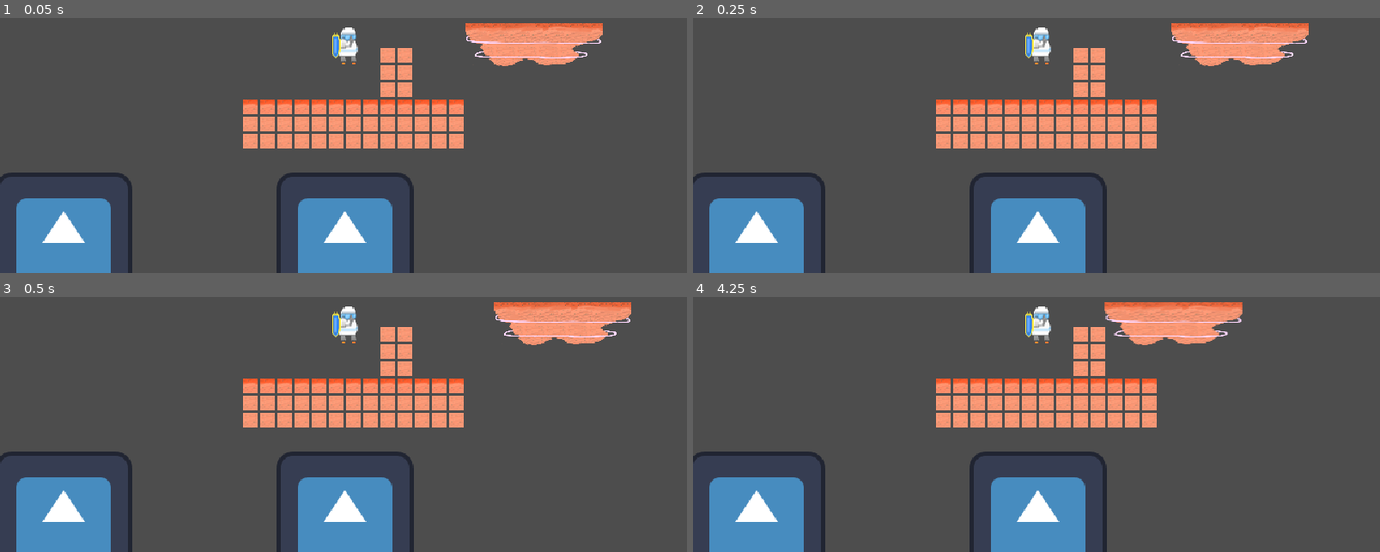
Above: before the commit, frames 1-4 (two rows, left to right).
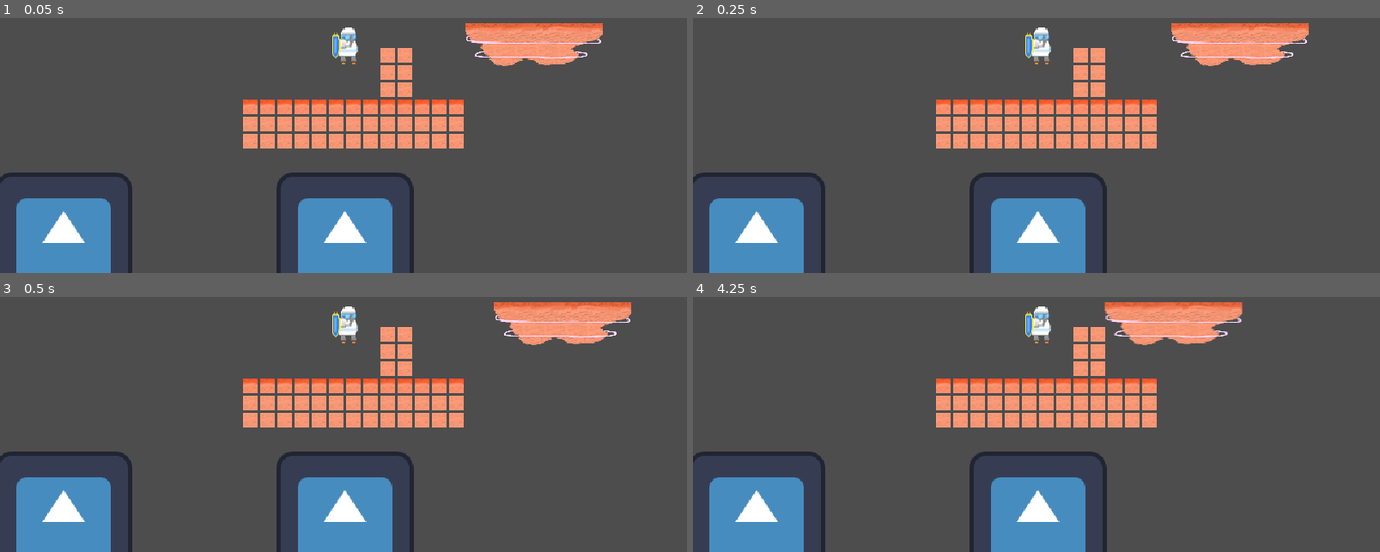
Above: after the commit, the same moments.

Repository: LeResteDuMonde/GameJamPSU
Game: Godot game, scene res://scene/samScene.tscn
The game is run twice, just before and just after one commit, with the same random seed, the same clock (stepped at 60 frames per second) and the same inputs. This scene is started directly instead of the project's main scene. The engine's default icon, where the game draws it, is replaced by a stand-in: a white triangle on a blue panel in a dark square.
Inputs (mouse positions are in pixels of both pictures, inside the frame that each line leads up to):
- Up to frame 1 (0.05 s): no input
- Up to frame 2 (0.25 s): no input
- Up to frame 3 (0.5 s): no input
- Up to frame 4 (4.25 s): move the mouse to (1002, 437) at 0.52 s; hold D (right) 0.53-2.03 s; click (1002, 437) at 0.6 s; tap Space (jump) at 0.77, 1.52, 3.02, 3.77 s; move the mouse to (1242, 416) at 1.27 s; click (1242, 416) at 1.35 s; move the mouse to (830, 302) at 2.02 s; hold A (left) from 2.03 s (still down); click (830, 302) at 2.1 s; move the mouse to (1070, 358) at 2.77 s; click (1070, 358) at 2.85 s; move the mouse to (outside the picture) at 3.52 s; click (outside the picture) at 3.6 s

The runs differ from the first frame. In frame 1, less than 0.1% of the frame differs, in the area x 67-88%, y 6-19%; in frame 2, less than 0.1%; in frame 3, less than 0.1%; in frame 4, less than 0.1%, in the area x 59-80%, y 2-19%.
Error in both runs: Attempt to call function 'get_node' in base 'null instance' on a null instance. (res://script/manager/gameManager.gd:44)

Commit message:
Fixed bugs in moving platform

Diff:
--- a/scene/MoovingPlatform.tscn
+++ b/scene/MoovingPlatform.tscn
@@ -17,13 +17,19 @@
 [node name="MoovingPlatform" type="CharacterBody2D" groups=["movingPlatform"]]
 script = ExtResource("1_aqilk")
 
-[node name="static" type="Sprite2D" parent="."]
-texture = ExtResource("3_irhc8")
-
 [node name="moving" type="Sprite2D" parent="."]
 texture = ExtResource("2_m6xjy")
 
-[node name="Highlight" type="Sprite2D" parent="."]
+[node name="HighlightMoving" type="Sprite2D" parent="."]
+visible = false
+material = SubResource("ShaderMaterial_kp201")
+texture = ExtResource("2_m6xjy")
+
+[node name="static" type="Sprite2D" parent="."]
+visible = false
+texture = ExtResource("3_irhc8")
+
+[node name="HighlightStatic" type="Sprite2D" parent="."]
 visible = false
 material = SubResource("ShaderMaterial_kp201")
 texture = ExtResource("3_irhc8")
@@ -38,3 +44,5 @@
 [node name="CollisionShape2D" type="CollisionShape2D" parent="."]
 position = Vector2(0.25, -11)
 shape = SubResource("RectangleShape2D_jetl6")
+
+[node name="AnimatedSprite2D" type="AnimatedSprite2D" parent="."]
--- a/script/CagedMonster.gd
+++ b/script/CagedMonster.gd
@@ -48,5 +48,6 @@
 	position = zero
 
 func delete(g):
+	unhighlight(g)
 	makeDeadly()
 #func _process(delta):
--- a/script/deletableArea.gd
+++ b/script/deletableArea.gd
@@ -25,15 +25,13 @@
 		isSelected = false
 
 func _input(event):
-	#if (object.name=="oxigene"):
-	#	print_debug("input %s, %s" %[object.name,isSelected])
-
+	var deletedSomething = false
 	if event.is_action_released("click") && isSelected && GameManager.isDeletePhase:
-	#	print_debug("click")
 		for g in object.get_groups():
-	#		print_debug("click groupe %s"%g)
 			if g != "_physics_process":
-			#	print_debug(get_tree().get_first_node_in_group(g).delete(g))
 				print_debug("groupe %s is called to be deleted" % g)
 				get_tree().call_group(g, "delete",g)
+				deletedSomething = true
+
+	if deletedSomething:
 		GameManager.switchToPlayPhase()
--- a/script/movingPlatform.gd
+++ b/script/movingPlatform.gd
@@ -19,19 +19,25 @@
 	if deltax < -amplitude:
 		direction = 1
 
-
 	move_and_collide(move)
 
 func highlight(g):
-	get_node("Highlight").visible = true
+	if deleteNumber == 0:
+		get_node("HighlightMoving").visible = true
+	else:
+		get_node("HighlightStatic").visible = true
 
 func unhighlight(g):
-	get_node("Highlight").visible = false
+	get_node("HighlightMoving").visible = false
+	get_node("HighlightStatic").visible = false
 
 func delete(g):
+	unhighlight(g)
 	print_debug("delete the moving platform")
-	if deleteNumber==2:
+	if deleteNumber==1:
 		queue_free()
 	else:
+		get_node("moving").visible = false
+		get_node("static").visible = true
 		deleteNumber+=1
 		speed=0
